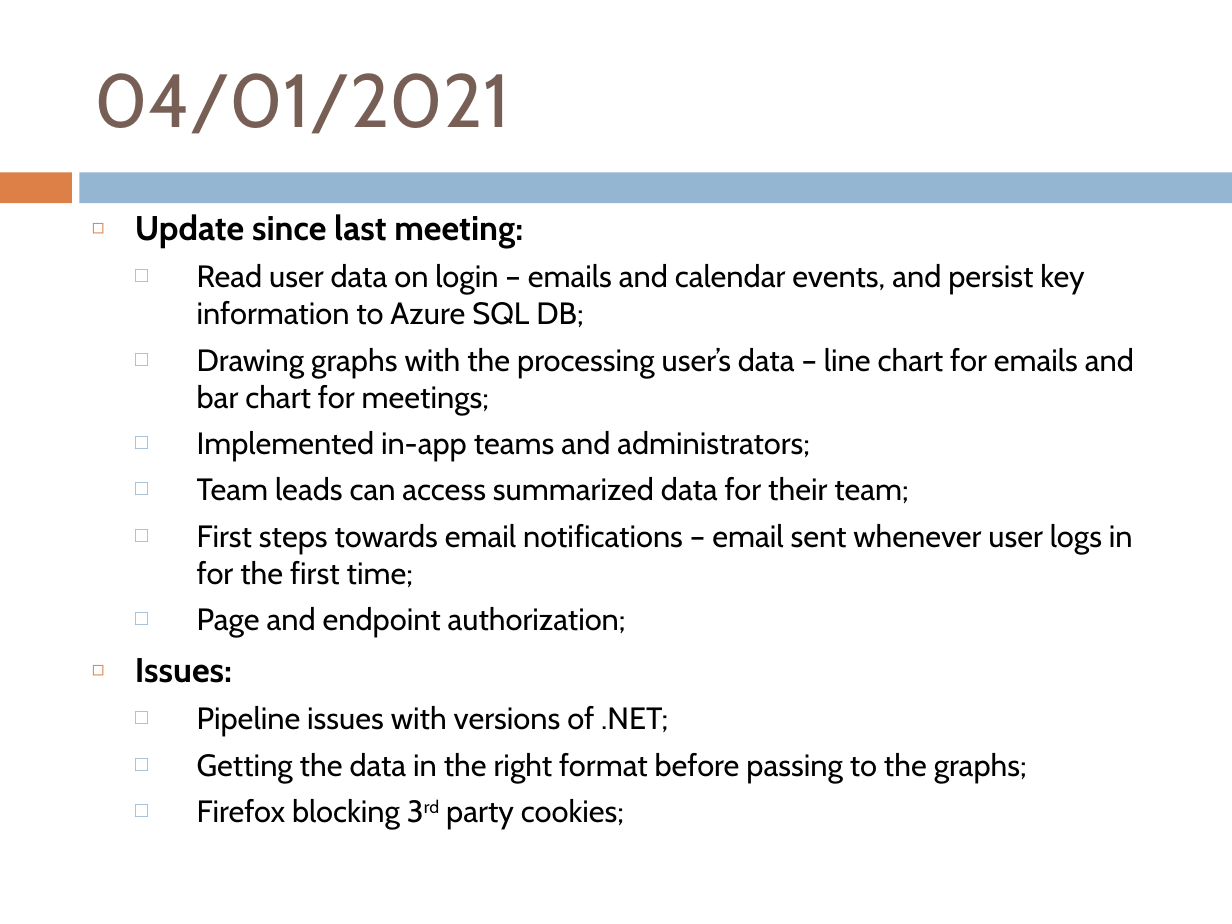
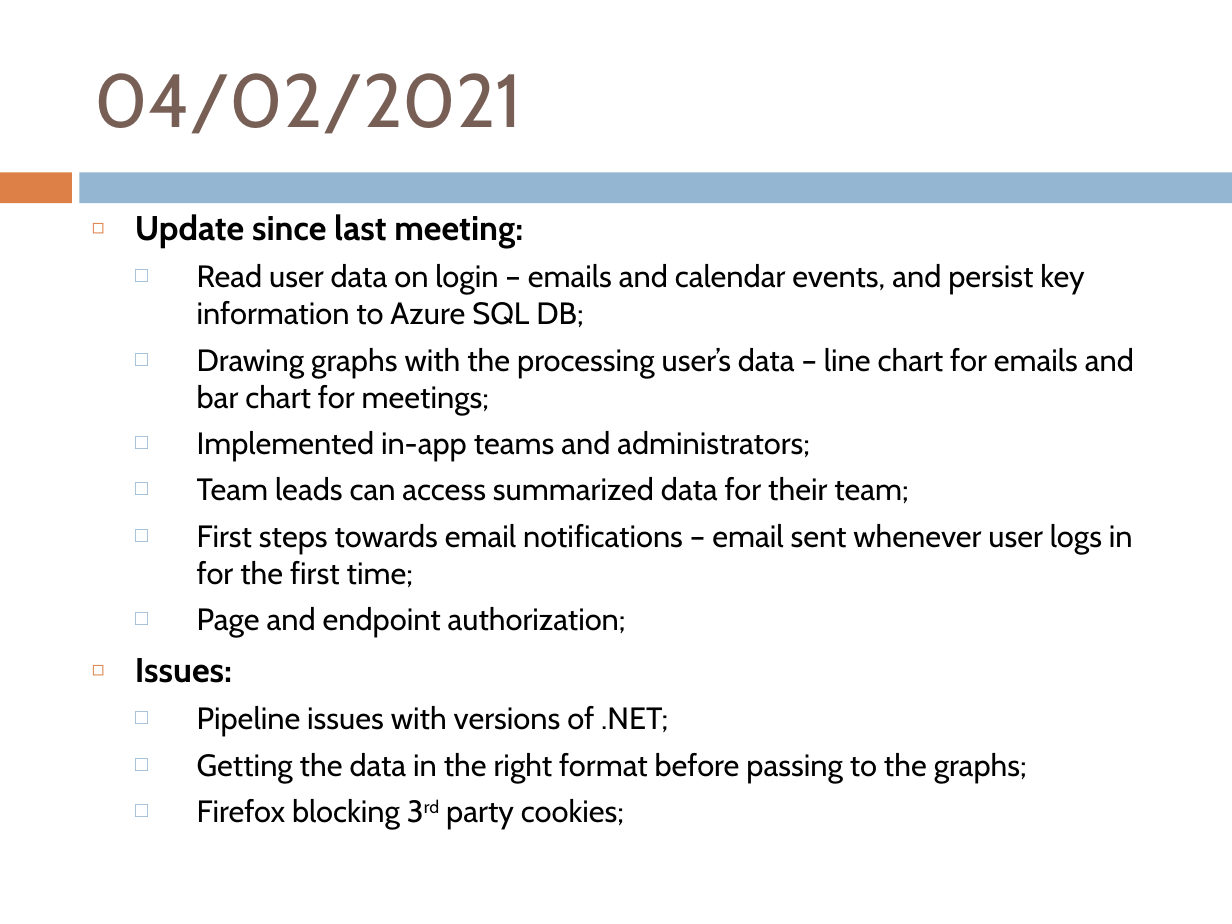
Before and after one commit to ppivanov/employee-connectivity-tracker, a slide deck: slide 3 of slides/Emp Conn Tracker - ITT BAML.ppt. Drawn at 1232x924 pixels with LibreOffice and Linux fonts; fonts in the diff are those of the drawing. Boxes give left, top, right and bottom in pixels: in the first picture for what was removed or moved away, otherwise in the second. Text is boxed around its words. In the diff, an @@ line names an element or a change of style, - is before the commit and + after.

Commit message:
Adding a slide to the PPT

```diff
--- a/slides/Emp Conn Tracker - ITT BAML.ppt
+++ b/slides/Emp Conn Tracker - ITT BAML.ppt
@@ title at [95,73,523,134]: text changed @@
-04/01/2021
+04/02/2021
```
Also in this commit, not shown: 1 other slide changed, 2 slides added, 1 other file.
